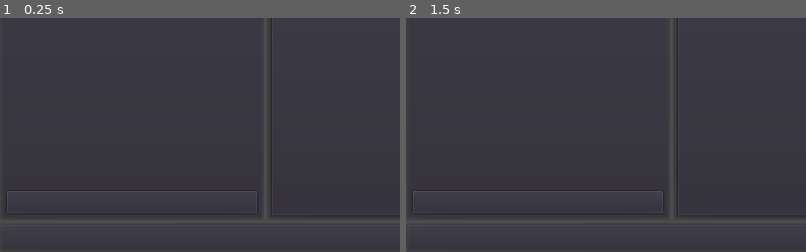
Above: before the commit, frames 1-2 (left to right).
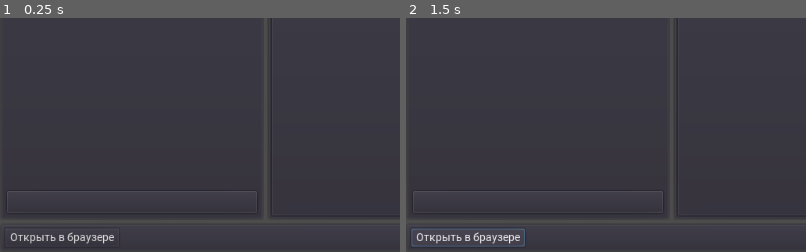
Above: after the commit, the same moments.

Repository: FoboCasteR/The-Tale-Client
Game: Godot game, scene res://scenes/game.tscn
The game is run twice, just before and just after one commit, with the same random seed, the same clock (stepped at 60 frames per second) and the same inputs. This scene is started directly instead of the project's main scene.
Inputs (mouse positions are % of the whole screen's width and height, from its top left):
- Up to frame 1 (0.25 s): no input
- Up to frame 2 (1.5 s): click (8, 97) at 0.5 s, where only the run after the commit has a clickable "Открыть в браузере"; click (8, 97) at 1.25 s, where only the run after the commit has a clickable "Открыть в браузере"
The pictures show only the part of the screen within x 0-50%, y 50-100%; the shares and areas given below are measured in that part.

The runs differ from the first frame. In frame 1, 0.4% of the frame differs, in the area x 2-29%, y 91-97%; in frame 2, 0.9%, in the area x 1-30%, y 90-98%.
Error in both runs: Invalid get index 'sessionid' (on base: 'Dictionary'). (res://lib/http_cookies_storage.gd:14)

Commit message:
Add 'open in browser' button

Diff:
--- a/scenes/game.gd
+++ b/scenes/game.gd
@@ -36,3 +36,7 @@
 func _on_LogoutButton_pressed():
 	yield(TheTaleAPI.logout(), "completed")
 	get_tree().change_scene("res://main.tscn")
+
+
+func _on_OpenBrowserButton_pressed():
+	OS.shell_open("https://the-tale.org/game")
--- a/scenes/game.tscn
+++ b/scenes/game.tscn
@@ -120,11 +120,18 @@
 margin_bottom = 30.0
 alignment = 2
 
+[node name="OpenBrowserButton" type="Button" parent="VBoxContainer/PanelContainer/HBoxContainer"]
+margin_right = 145.0
+margin_bottom = 23.0
+text = "Открыть в браузере"
+
 [node name="TurnInfo" parent="VBoxContainer/PanelContainer/HBoxContainer" instance=ExtResource( 1 )]
-margin_left = 951.0
+margin_left = 149.0
 margin_top = 3.0
 margin_right = 951.0
 margin_bottom = 20.0
+size_flags_horizontal = 3
+align = 2
 
 [node name="LogoutButton" type="Button" parent="VBoxContainer/PanelContainer/HBoxContainer"]
 margin_left = 955.0
@@ -133,4 +140,5 @@
 text = "Выйти"
 
 [connection signal="timeout" from="RequestTimer" to="." method="_on_RequestTimer_timeout"]
+[connection signal="pressed" from="VBoxContainer/PanelContainer/HBoxContainer/OpenBrowserButton" to="." method="_on_OpenBrowserButton_pressed"]
 [connection signal="pressed" from="VBoxContainer/PanelContainer/HBoxContainer/LogoutButton" to="." method="_on_LogoutButton_pressed"]
